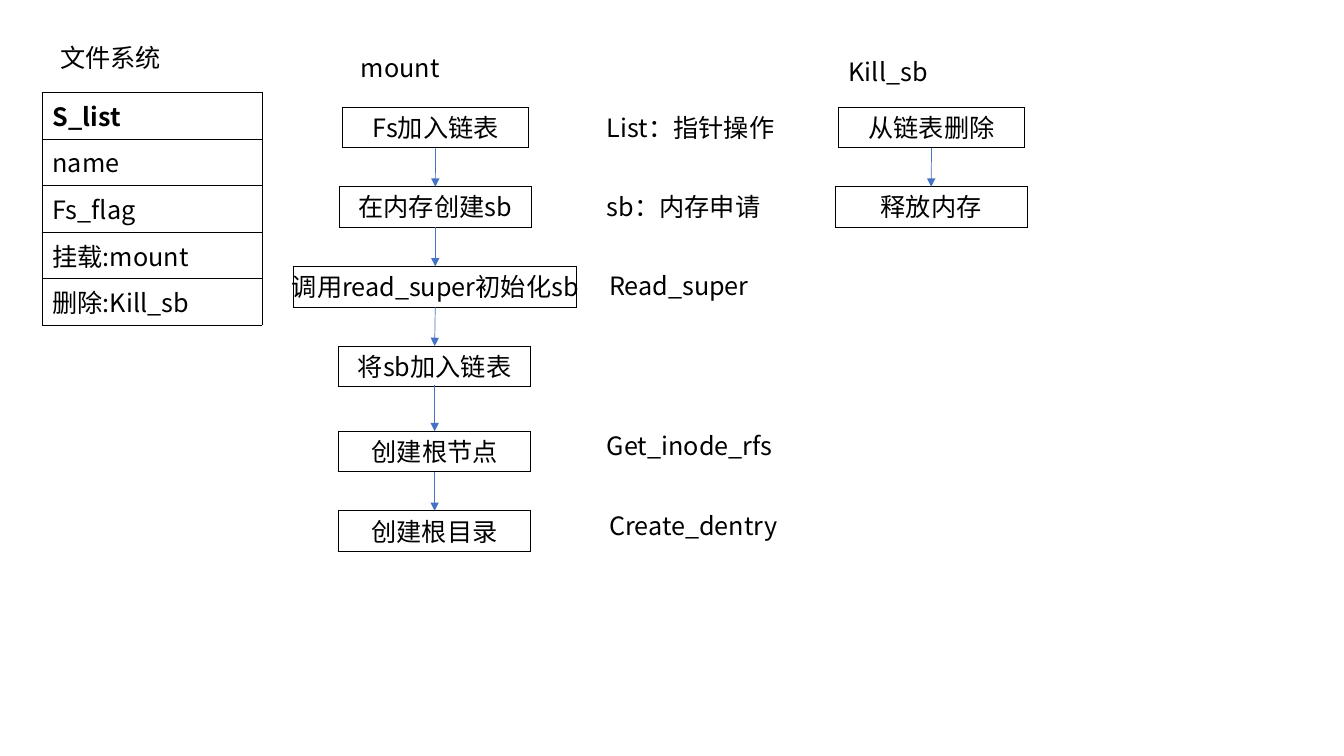
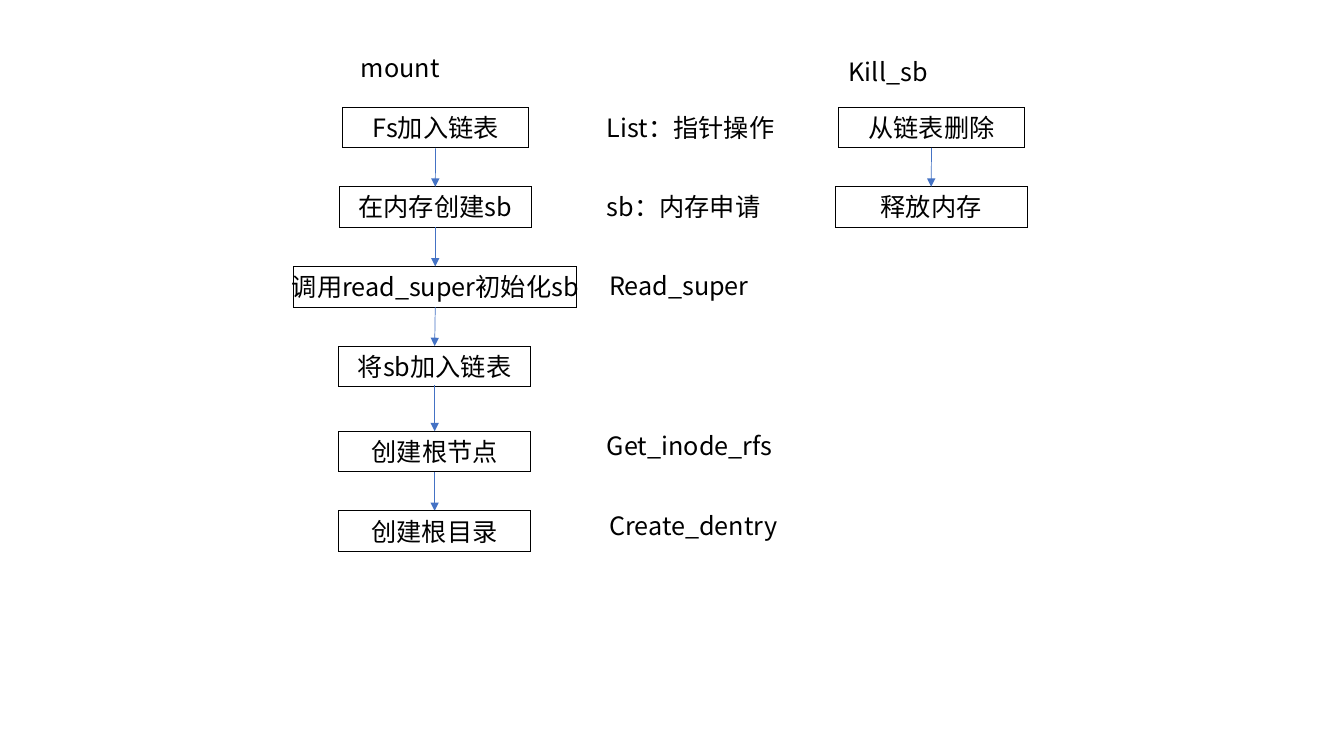
Before and after one commit to wei-coder/walnut, a slide deck: slide 3 of doc/fs.pptx. Drawn at 1344x756 pixels with LibreOffice and Linux fonts; fonts in the diff are those of the drawing. Boxes give left, top, right and bottom in pixels: in the first picture for what was removed or moved away, otherwise in the second. Text is boxed around its words. In the diff, an @@ line names an element or a change of style, - is before the commit and + after.

```diff
--- a/doc/fs.pptx
+++ b/doc/fs.pptx
@@ text removed at [60, 45, 161, 69] @@
-文件系统
@@ table removed at [42, 92, 262, 320], 5 rows, 1 columns @@
-S_list
-name
-Fs_flag
-挂载:mount
-删除:Kill_sb
```
Also in this commit, not shown: 3 other slides changed, 6 slides added, 14 other files.
